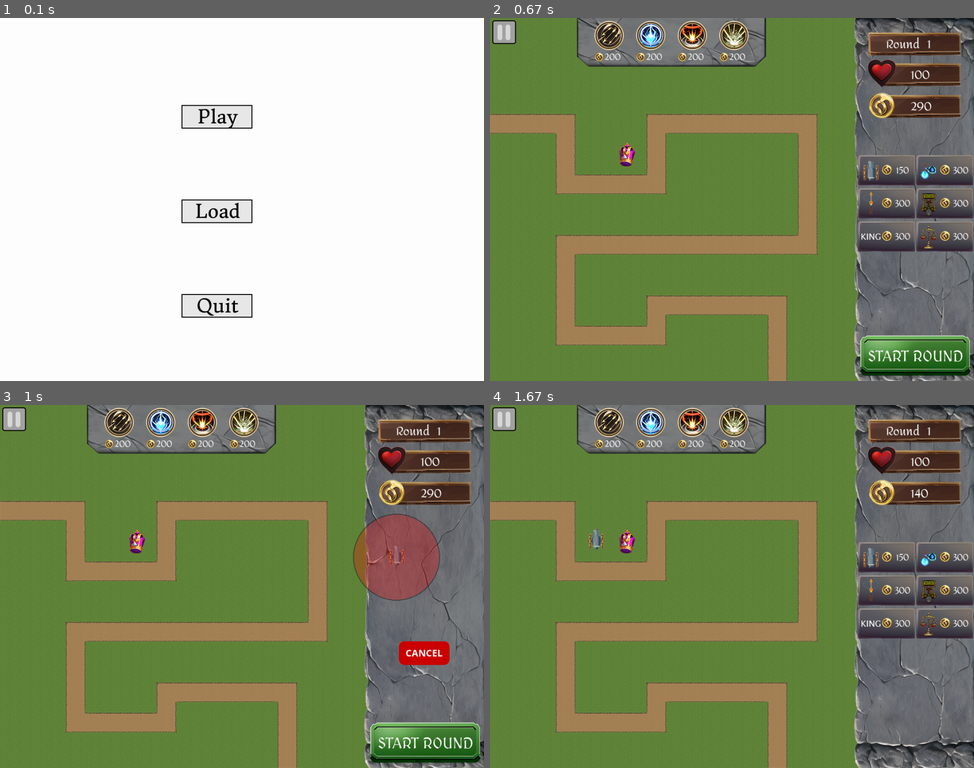
Above: before the commit, frames 1-4 (two rows, left to right).
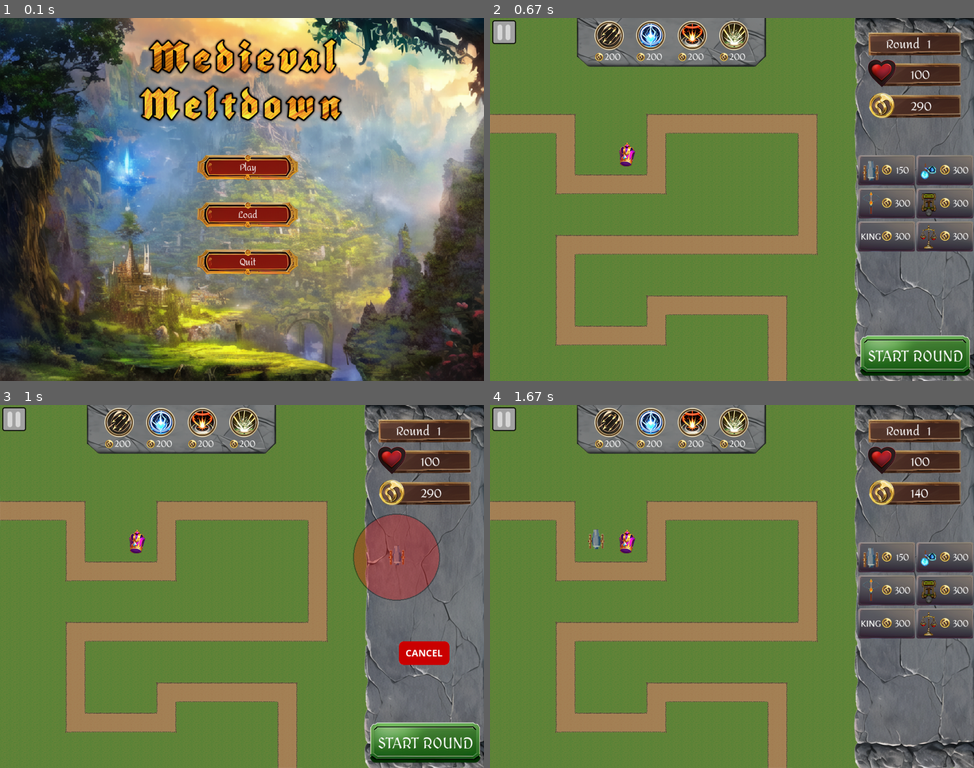
Above: after the commit, the same moments.

Repository: peter5454/PyGame
Game: pygame game, started from main.py
Two runs of this game, one before a commit and one after it. Both use one fixed random seed, a clock stepped at 60 frames per second and the inputs below.
Inputs (mouse positions are in pixels of both pictures, inside the frame that each line leads up to):
- Up to frame 1 (0.1 s): no input
- Up to frame 2 (0.67 s): click (732, 199) at 0.38 s
- Up to frame 3 (1 s): click "150" at 0.72 s
- Up to frame 4 (1.67 s): click (581, 532) at 1.05 s; click "START ROUND" at 1.38 s

The runs differ from the first frame. In frame 1, 100% of the frame differs, in the area x 0-100%, y 0-100%; in frame 2, nothing differs; in frame 3, nothing differs; in frame 4, nothing differs.

Commit message:
added main menu

Diff:
--- a/main.py
+++ b/main.py
@@ -55,7 +55,9 @@
 ice_strike_ability_image = pg.image.load('assets/images/buttons/ice_strike_button.png').convert_alpha()
 fire_strike_ability_image = pg.image.load('assets/images/buttons/fire_strike_button.png').convert_alpha()
 earth_strike_ability_image = pg.image.load('assets/images/buttons/earth_strike_button.png').convert_alpha()
-
+menu_background = pg.image.load('assets/images/ui_backgrounds/MenuBG.png').convert_alpha()
+medieval = pg.image.load('assets/images/ui_backgrounds/Medieval.png').convert_alpha()
+meltdown = pg.image.load('assets/images/ui_backgrounds/Meltdown.png').convert_alpha()
 
 
 
@@ -107,11 +109,10 @@
 sell_image = pg.image.load('assets/images/buttons/sell.png').convert_alpha()
 pause_button_image = pg.image.load('assets/images/buttons/pause_button.png').convert_alpha()
 exit_button_image = pg.image.load('assets/images/buttons/exit_button.png').convert_alpha()
-load_button_image = pg.image.load('assets/images/buttons/load_button.png').convert_alpha()
+load_button_image = pg.image.load('assets/images/buttons/load_button1.png').convert_alpha()
 save_button_image = pg.image.load('assets/images/buttons/save_button.png').convert_alpha()
 menu_button_image = pg.image.load('assets/images/buttons/menu_button.png').convert_alpha()
-quit_button_image = pg.image.load('assets/images/buttons/Quit_button.png').convert_alpha()
-play_button_image = pg.image.load('assets/images/buttons/Play_button.png').convert_alpha()
+menu_base_button_image = pg.image.load('assets/images/buttons/Menu_base_button.png').convert_alpha()
 
 #create groups
 enemy_group = pg.sprite.Group()
@@ -140,8 +141,10 @@
 save_button = Button((c.SCREEN_WIDTH-c.SIDE_PANEL)/2, c.SCREEN_HEIGHT / 2 - 100, save_button_image)
 load_button = Button((c.SCREEN_WIDTH-c.SIDE_PANEL)/2, c.SCREEN_HEIGHT / 2, load_button_image)
 menu_button = Button((c.SCREEN_WIDTH-c.SIDE_PANEL)/2, c.SCREEN_HEIGHT / 2 - 200, menu_button_image)
-play_button = Button((c.SCREEN_WIDTH-c.SIDE_PANEL)/2, c.SCREEN_HEIGHT / 2 - 200, play_button_image)
-quit_button = Button((c.SCREEN_WIDTH-c.SIDE_PANEL)/2, c.SCREEN_HEIGHT / 2 + 200, quit_button_image)
+play_button = Button((c.SCREEN_WIDTH)/2 - 100, c.SCREEN_HEIGHT / 2 - 100, menu_base_button_image, "Play")
+quit_button = Button((c.SCREEN_WIDTH)/2 - 100, c.SCREEN_HEIGHT / 2 + 100, menu_base_button_image, "Quit")
+menu_load_button = Button((c.SCREEN_WIDTH)/2 - 100, c.SCREEN_HEIGHT / 2, menu_base_button_image, "Load")
+
 
 
 #load json data for level
@@ -344,11 +347,14 @@
 
 def main_menu():
   run2 = True
-  screen.fill("grey100")
+  menu_bg = pg.transform.scale(menu_background,(1024,768))
   while run2:
+    screen.blit(menu_bg, (0,0))
+    screen.blit(medieval, (c.SCREEN_WIDTH/2 - 200,40))
+    screen.blit(meltdown, (c.SCREEN_WIDTH/2 - 220,140))
     if play_button.draw(screen):
       return(1)
-    if load_button.draw(screen):
+    if menu_load_button.draw(screen):
       load()
       return(1)
     if quit_button.draw(screen):
Renamed: assets/images/buttons/Load_button.png -> assets/images/buttons/Load_button1.png
Renamed: assets/imported/MenuButtonFinal.png -> assets/images/buttons/Menu_base_button.png
Binary file removed: assets/images/buttons/Play_button.png
Binary file removed: assets/images/buttons/Quit_button.png
Binary file added: assets/images/ui_backgrounds/Medieval.png
Binary file added: assets/images/ui_backgrounds/Meltdown.png
Renamed: assets/imported/MenuBG.png -> assets/images/ui_backgrounds/MenuBG.png
